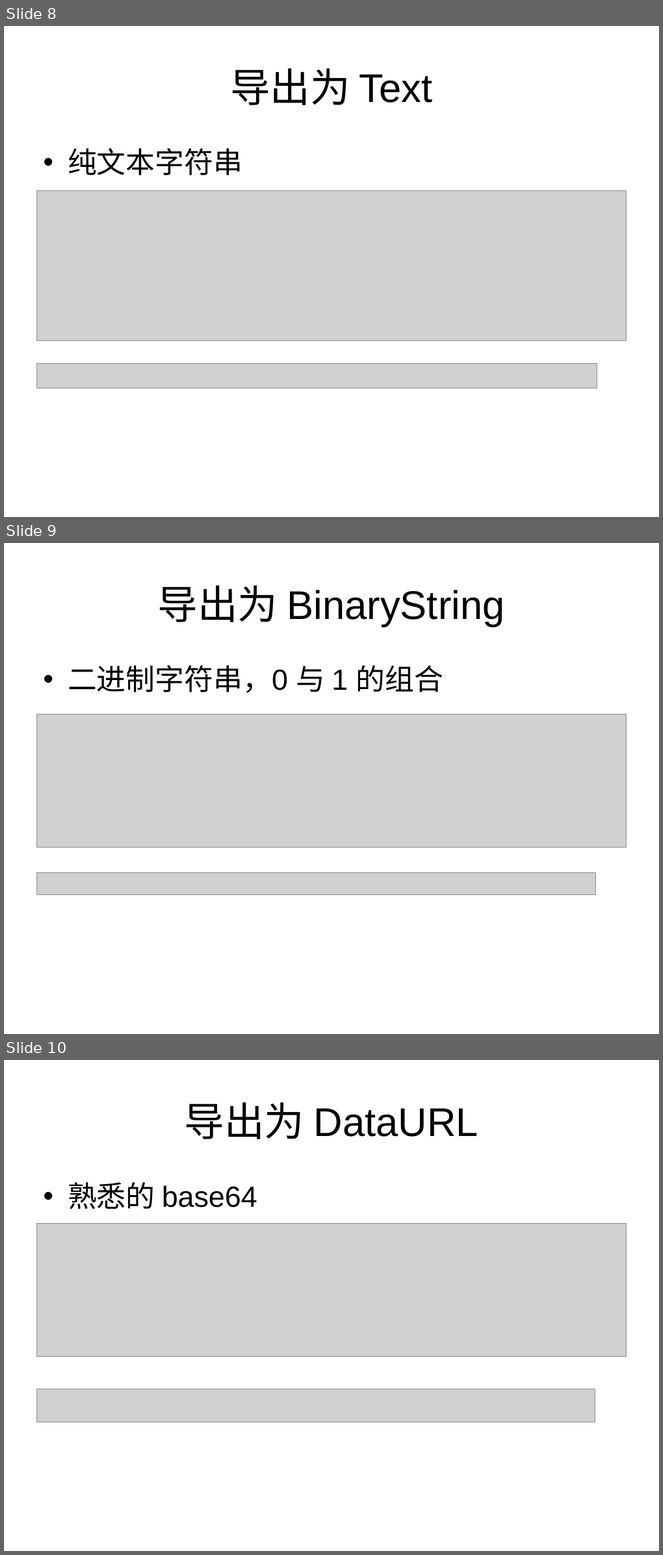
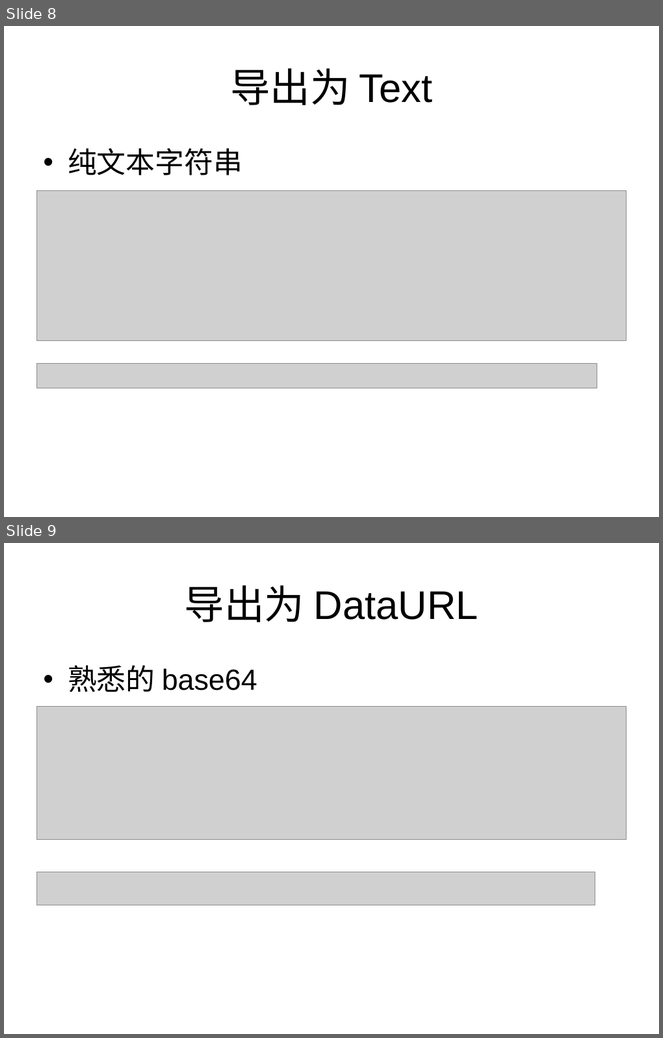
Before and after one commit to laispace/downloadFilesInBrowserAndServer, a slide deck: demo.ppt. Shown one above the other, each under a label of ours: slides 8, 9 and 10 before the commit, slides 8 and 9 after it. The pictures are 663x1555 and 663x1038 pixels, drawn with LibreOffice and Linux fonts; fonts in the diff are those of the drawing; grey boxes stand for pictures. Boxes give left, top, right and bottom in pixels: in the first picture for what was removed or moved away, otherwise in the second. Text is boxed around its words. In the diff, an @@ line names an element or a change of style, - is before the commit and + after.

Commit message:
add libs, remove readAsBinaryString

```diff
--- a/demo.ppt
+++ b/demo.ppt
@@ slide 9 removed at (x1=4, y1=543, x2=659, y2=1034), background #FFFFFF @@
@@ title removed at (x1=158, y1=585, x2=504, y2=627) @@
-导出为 BinaryString
@@ text removed at (x1=68, y1=665, x2=443, y2=693) @@
-• 二进制字符串，0 与 1 的组合
@@ picture removed at (x1=36, y1=714, x2=627, y2=848) @@
@@ picture removed at (x1=36, y1=873, x2=596, y2=895) @@
@@ what was slide 10 is now slide 9 @@
```
Also in this commit, not shown: 1 slide changed, 6 other files.
